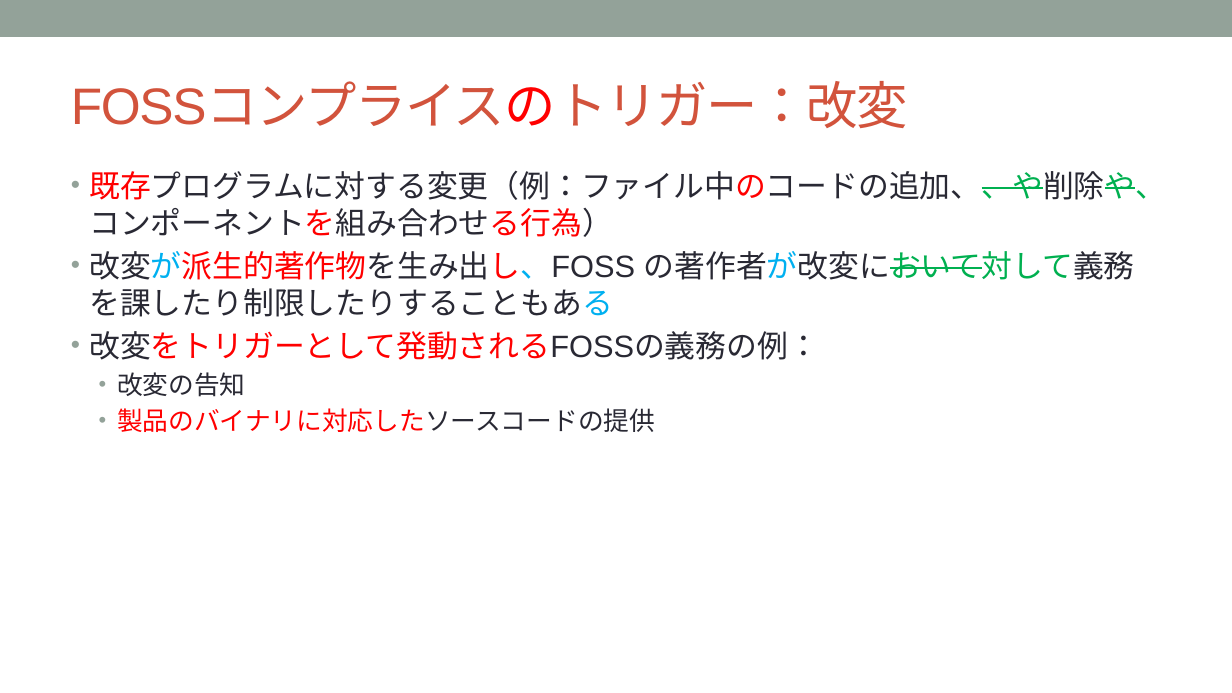
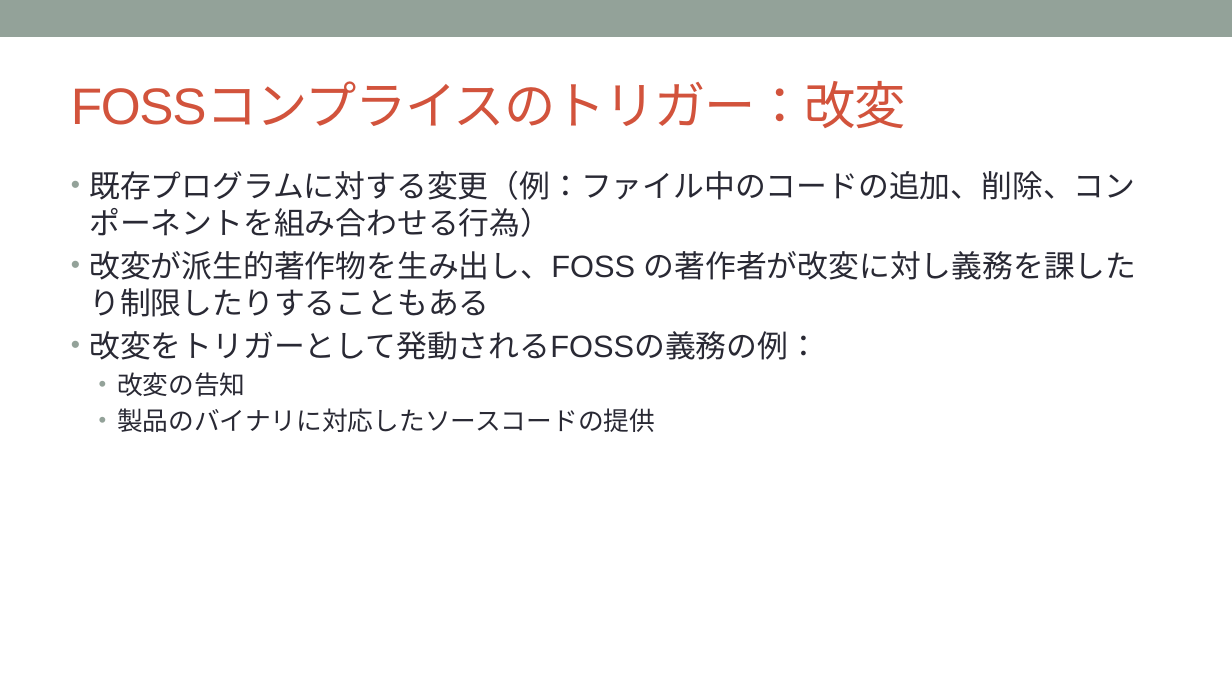
Before and after one commit to OpenChain-Project/Curriculum-Translation-JP, a slide deck: slide 28 of RC/openchain-curriculum-release-2-jp_rc1.0.pptx. Drawn at 1232x693 pixels with LibreOffice and Linux fonts; fonts in the diff are those of the drawing; background and template pictures are left out. Boxes give left, top, right and bottom in pixels: in the first picture for what was removed or moved away, otherwise in the second. Text is boxed around its words. In the diff, an @@ line names an element or a change of style, - is before the commit and + after.

```diff
--- a/RC/openchain-curriculum-release-2-jp_rc1.0.pptx
+++ b/RC/openchain-curriculum-release-2-jp_rc1.0.pptx
@@ title "FOSSコンプライスのトリガー：改変" at (71, 83, 906, 128): text colour #FF0000 to #D2533C in "FOSSコンプライスのトリガー：改変" @@
@@ text at (89, 171, 1137, 317): text changed @@
-• 既存プログラムに対する変更（例：ファイル中のコードの追加、、や削除や、コンポーネントを組み合わせる行為）
-• 改変が派生的著作物を生み出し、FOSS の著作者が改変において対して義務を課したり制限したりすることもある
+• 既存プログラムに対する変更（例：ファイル中のコードの追加、削除、コンポーネントを組み合わせる行為）
+• 改変が派生的著作物を生み出し、FOSS の著作者が改変に対し義務を課したり制限したりすることもある
@@ text at (89, 331, 819, 432): text colour #FF0000 to #292934 in "改変をトリガーとして発動されるFOSSの義務の例：", "製品のバイナリに対応したソースコードの提供" @@
```
Also in this commit, not shown: 21 other slides changed.
